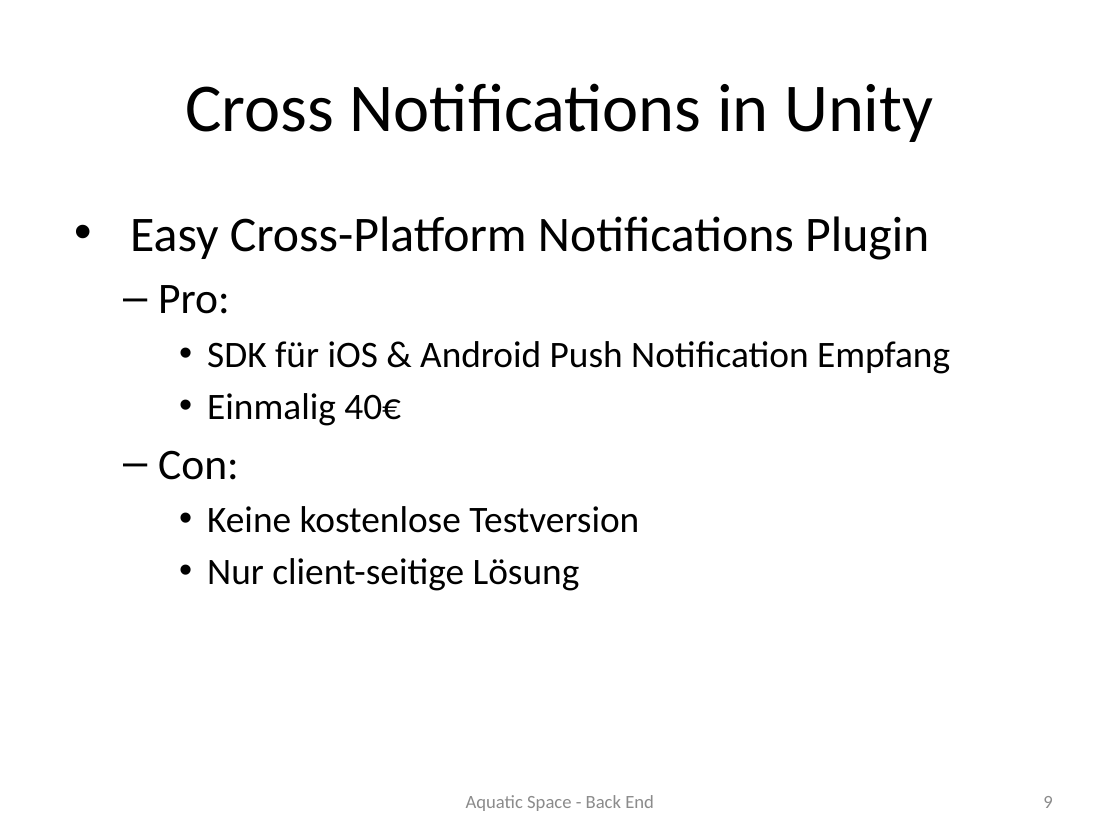
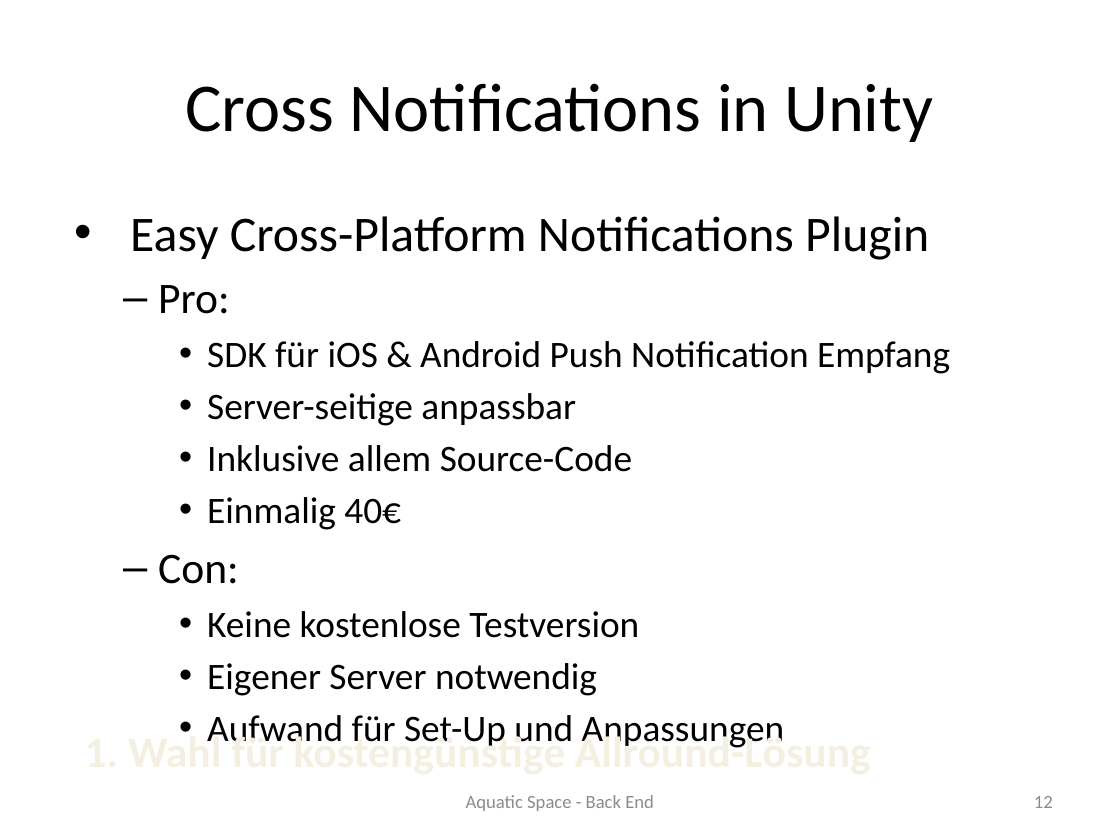
Before and after one commit to Mobiletainment/Health-Game, a slide deck: slide 12 of Dokumentation/Back End.pptx (slide 9 before the commit). Drawn at 1120x840 pixels with LibreOffice and Linux fonts; fonts in the diff are those of the drawing. Boxes give left, top, right and bottom in pixels: in the first picture for what was removed or moved away, otherwise in the second. Text is boxed around its words. In the diff, an @@ line names an element or a change of style, - is before the commit and + after.

Commit message:
reasoning back-end decision for Cross-Platform Notifications Plugin for Unity

```diff
--- a/Dokumentation/Back End.pptx
+++ b/Dokumentation/Back End.pptx
@@ text at [207,393,632,472]: paragraphs added @@
+    • Server-seitige anpassbar
+    • Inklusive allem Source-Code
@@ text at [207,663,784,748]: text changed @@
-    • Nur client-seitige Lösung
+    • Eigener Server notwendig
+    • Aufwand für Set-Up und Anpassungen
@@ text added at [128,731,871,748], 28 pt, text #F4F1E3, bold @@
+1. Wahl für kostengünstige Allround-Lösung
@@ page number at [1034,796,1053,808]: text changed @@
-9
+12
```
Also in this commit, not shown: 2 slides added.
